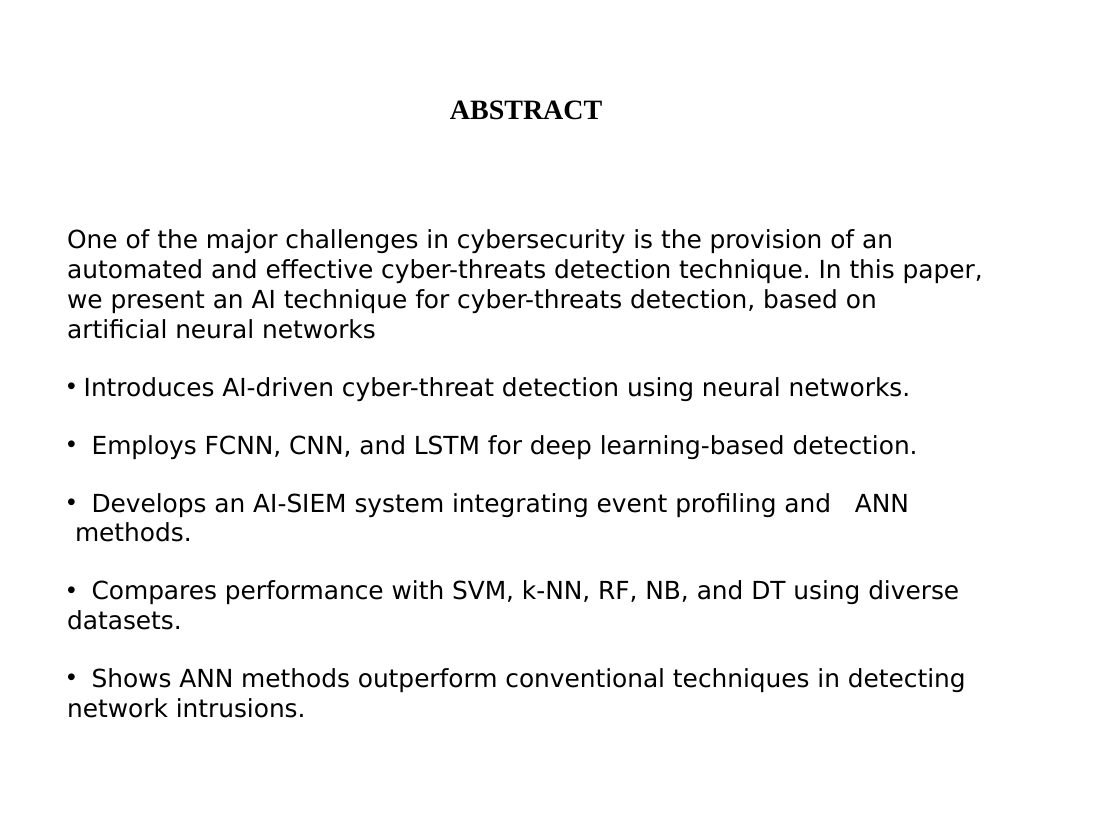
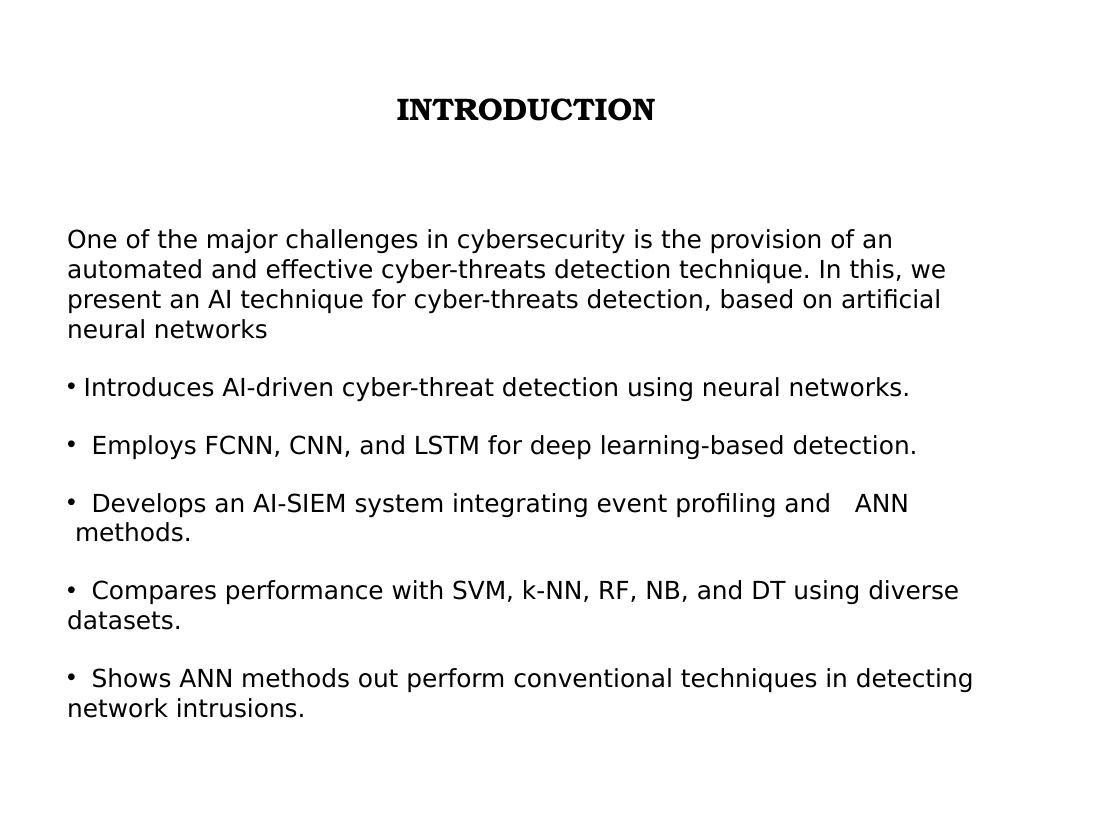
Before and after one commit to shivashankarenagandula/Cyber-threat-detection-based-on-artificial-neural-network-using-event-profiles, a slide deck: slide 4 of BATCH_14_RTR_CSD-A.pptx (slide 3 before the commit). Drawn at 1120x840 pixels with LibreOffice and Linux fonts; fonts in the diff are those of the drawing. Boxes give left, top, right and bottom in pixels: in the first picture for what was removed or moved away, otherwise in the second. Text is boxed around its words. In the diff, an @@ line names an element or a change of style, - is before the commit and + after.

```diff
--- a/BATCH_14_RTR_CSD-A.pptx
+++ b/BATCH_14_RTR_CSD-A.pptx
@@ title at <box>397,98,656,121</box>: text changed; size 18 to 20 pt; font Times New Roman to TeX Gyre Bonum @@
-ABSTRACT
+INTRODUCTION
@@ text at <box>67,229,947,339</box>: text changed @@
-One of the major challenges in cybersecurity is the provision of an automated and effective cyber-threats detection technique. In this paper, we present an AI technique for cyber-threats detection, based on artificial neural networks
+One of the major challenges in cybersecurity is the provision of an automated and effective cyber-threats detection technique. In this, we present an AI technique for cyber-threats detection, based on artificial neural networks
@@ text at <box>67,668,974,718</box>: spaces changed @@
-• Shows ANN methods outperform conventional techniques in detecting network intrusions.
+• Shows ANN methods out perform conventional techniques in detecting network intrusions.
```
Also in this commit, not shown: 12 other slides changed, 3 slides added, 1 slide removed.
